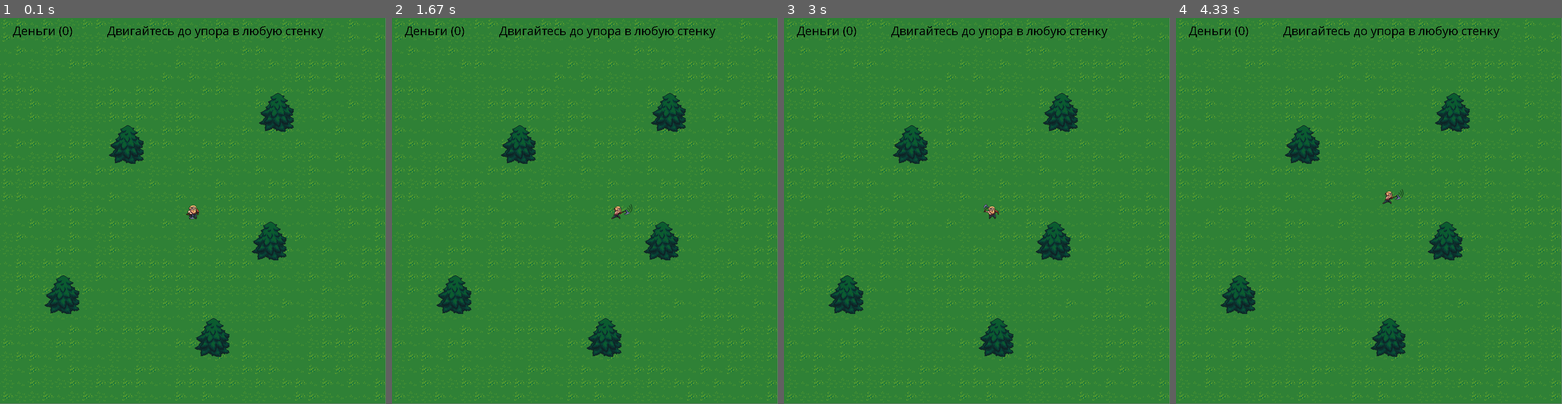
Above: before the commit, frames 1-4 (left to right).
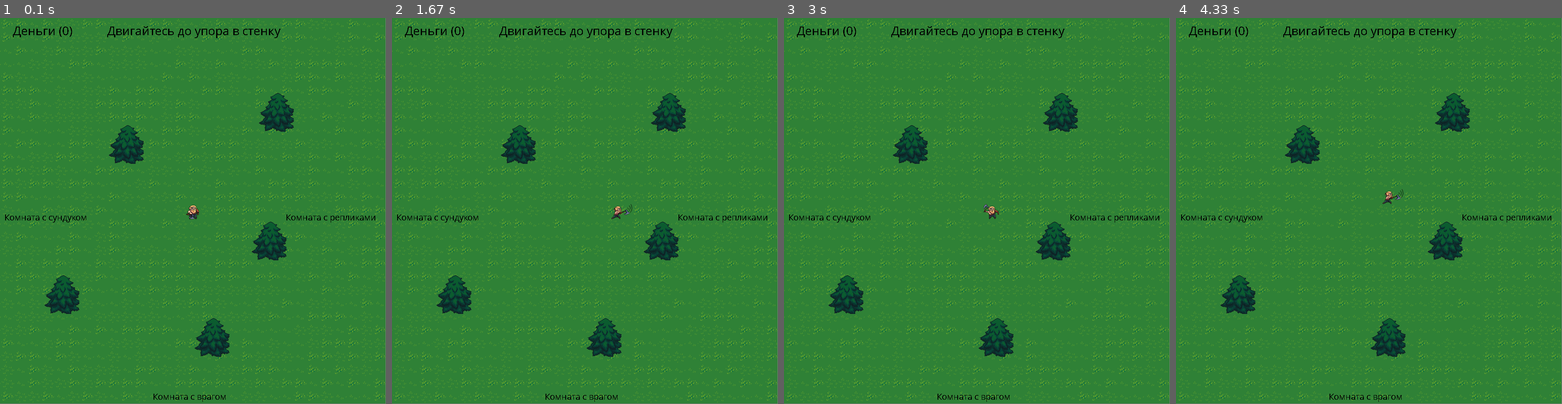
Above: after the commit, the same moments.

Repository: ZikkeyLS/RPG_pygame
Game: pygame game, started from main.py
Two runs of this game, one before a commit and one after it. Both use one fixed random seed, a clock stepped at 60 frames per second and the inputs below.
Inputs:
- Up to frame 1 (0.1 s): no input
- Up to frame 2 (1.67 s): hold Right 0.33-0.8 s; hold Up 0.83-1.13 s; tap Space at 0.9, 1.23, 1.53 s; hold Right 1.17-1.63 s
- Up to frame 3 (3 s): hold Left 1.67-2.2 s; tap Space at 1.73, 2.03, 2.3, 2.63, 2.93 s; hold Down 2.23-2.53 s; hold Left 2.57-2.97 s
- Up to frame 4 (4.33 s): hold Up 3-3.37 s; tap Space at 3.07, 3.47, 3.77, 4.13 s; hold Right 3.4-4.03 s; hold Down from 4.07 s (still down)

The runs differ from the first frame. In frame 1, 0.4% of the frame differs, in the area x 1-98%, y 2-100%; in frame 2, 0.4%; in frame 3, 0.4%; in frame 4, 0.4%.

Commit message:
Fix codestyle

Diff:
--- a/animation.py
+++ b/animation.py
@@ -6,8 +6,10 @@
         self.animation_frames = animation_images
         self.speed = speed
 
+
     def Restart(self):
         self.current_frame = 0
+
 
     def RunFrame(self, entity):
         entity.image = self.animation_frames[round(self.current_frame)]
--- a/coords.py
+++ b/coords.py
@@ -1,3 +1,4 @@
+
 
 def to_number(coords, x_size):
     return coords[0] + coords[1] * x_size
--- a/entities/chest.py
+++ b/entities/chest.py
@@ -14,6 +14,7 @@
         opened_animation_frames = self.compile_opened_animation()
         self.openedAnimation = animation.Animation(opened_animation_frames, 1 / len(opened_animation_frames))
 
+
     def compile_idle_animation(self):
         result_animation = []
         idle_animation_atlas = self.graphics.get_raw_image("assets/images/base_out_atlas.png")
@@ -21,12 +22,14 @@
             result_animation.append(self.graphics.compile_atlas_image(idle_animation_atlas, 31, 31, 31, 31, 704, 544))
         return result_animation
 
+
     def compile_opened_animation(self):
         result_animation = []
         idle_animation_atlas = self.graphics.get_raw_image("assets/images/base_out_atlas.png")
         for i in range(1):
             result_animation.append(self.graphics.compile_atlas_image(idle_animation_atlas, 31, 31, 31, 31, 704, 576))
         return result_animation
+
 
     def on_update(self):
         if self.opened == False:
@@ -37,6 +40,7 @@
         if self.opened == False and abs(self.x - self.room.player.x) < 40 and abs(self.y - self.room.player.y) < 40:
             self.graphics.render_text("E", (self.x + 31 / 2 - 5, self.y - 31 / 2 - 5), False)
 
+
     def on_activate(self):
         game_statistics.money += self.money
         self.money = 0
--- a/entities/interactable_entity.py
+++ b/entities/interactable_entity.py
@@ -4,5 +4,6 @@
     def activate(self):
         self.on_activate()
 
+
     def on_activate(self):
         return
--- a/entities/player.py
+++ b/entities/player.py
@@ -3,7 +3,6 @@
 import animation
 
 class Player(entity.Entity):
-
     def post_initialize(self):
         self.move_frames = 20
         self.result_scalar = [0, 0]
@@ -22,12 +21,14 @@
         self.current_animation = self.idle_animation
         self.attacking = False
 
+
     def compile_attack_animation(self):
         result_animation = []
         idle_animation_atlas = self.graphics.get_raw_image("assets/images/Warrior_1/Attack_1.png")
         for i in range(4):
             result_animation.append(self.graphics.compile_atlas_image(idle_animation_atlas, 70, 35, 96, 53, 13 + (i * 96), 44))
         return result_animation
+
 
     def compile_idle_animation(self):
         result_animation = []
@@ -36,6 +37,7 @@
             result_animation.append(self.graphics.compile_atlas_image(idle_animation_atlas, 30, 35, 37, 48, 29 + (i * 96), 48))
         return result_animation
 
+
     def compile_walk_animation(self):
         result_animation = []
         walk_animation_atlas = self.graphics.get_raw_image("assets/images/Warrior_1/Walk.png")
@@ -43,8 +45,10 @@
             result_animation.append(self.graphics.compile_atlas_image(walk_animation_atlas, 30, 35, 37, 48, 29 + (i * 96), 48))
         return result_animation
 
+
     def lerp(self, a: float, b: float, t: float) -> float:
         return (1 - t) * a + t * b
+
 
     def move_towards(self, a: float, b: float, t: float) -> float:
         if a == b:
@@ -57,6 +61,7 @@
             direction = -1
 
         return round(a + direction, 2)
+
 
     def on_update(self):
         horizontal = 0
--- a/graphics.py
+++ b/graphics.py
@@ -12,7 +12,7 @@
 
         self.ui_font = pygame.font.SysFont('Comic Sans MS', 30)
         self.ui_texts = {}
-        self.game_font = pygame.font.SysFont('Comic Sans MS', 16)
+        self.game_font = pygame.font.SysFont('Comic Sans MS', 22)
         self.game_texts = {}
 
         self.cell_size = 31
@@ -27,6 +27,7 @@
         self.load_images()
         self.setup_grid()
 
+
     def render_text(self, initial_message, initial_position, is_ui = True):
         if is_ui:
             text = self.ui_font.render(initial_message, False, (0, 0, 0))
@@ -35,9 +36,11 @@
             text = self.game_font.render(initial_message, False, (0, 0, 0))
             self.game_texts[text] = initial_position
 
+
     def update(self):
         for i in range(len(self.on_update_subscribers)):
             self.on_update_subscribers[i]()
+
 
     def run(self):
         while (self.active_run):
@@ -79,8 +82,10 @@
             input_bindings.keys_down = []
             input_bindings.keys_up = []
 
+
     def native_image_to_pygame(self, current_image):
         return pygame.image.fromstring(current_image.tobytes(), current_image.size, current_image.mode)
+
 
     def load_images(self):
         self.atlas_env1 = Image.open("assets/images/base_out_atlas.png")
@@ -95,11 +100,14 @@
         for i in range(3):
             self.grass_variants.append(self.native_image_to_pygame(self.atlas_env1.crop([672+self.cell_size*i, 160, 672+self.cell_size+self.cell_size*i, 160+self.cell_size])))
 
+
     def get_raw_image(self, imagePath):
         return Image.open(imagePath)
 
+
     def compile_atlas_image(self, atlas, resultSizeX, resultSizeY, cropX, cropY, cropPosX, cropPosY):
         return self.native_image_to_pygame(atlas.crop([cropPosX, cropPosY, cropPosX+cropX, cropPosY+cropY]).resize([resultSizeX, resultSizeY]))
+
 
     def setup_grid(self):
         self.grid = {}
@@ -110,6 +118,7 @@
             for y in range(self.grid_size[1]):
                 self.background.append([coords.to_number([x, y], self.grid_size[0]), self.grass_variants[random.randrange(0, len(self.grass_variants))]])
 
+
     def get_cell(self, position):
         for i in range(len(self.grid)):
             if self.grid[i][0] == position:
--- a/input_bindings.py
+++ b/input_bindings.py
@@ -8,8 +8,10 @@
     keys = pygame.key.get_pressed()
     return keys[key_id] != 0
 
+
 def is_down(key_id):
     return key_id in keys_down
 
+
 def is_up(key_id):
     return key_id in keys_up
--- a/room.py
+++ b/room.py
@@ -18,10 +18,12 @@
         self.player.initialize(self.graphics, self, (size[0] // 2) * self.graphics.cell_size, (size[0] // 2) * self.graphics.cell_size, None)
         self.entities.append(self.player)
 
+
     def activate_nearby(self):
         for entity in self.activatable_entities:
             if abs(entity.x - self.player.x) < 40 and abs(entity.y - self.player.y) < 40:
                 entity.activate()
+
 
     def on_enabled(self):
         if self.prevRoom != None:
@@ -42,6 +44,7 @@
                 self.player.target_y = self.prevRoom.player.target_y
             self.player.y = self.player.target_y
 
+
     def on_update(self):
         if self.player.target_x == 0:
             self.require_teleport = True
--- a/rooms/chest_room.py
+++ b/rooms/chest_room.py
@@ -29,3 +29,8 @@
         tree3 = entity.Entity()
         tree3.initialize(graphics, self, 250, 50, tree_image)
         self.entities.append(tree3)
+
+
+    def on_update(self):
+        super().on_update()
+        self.graphics.render_text("Назад", (self.graphics.cell_size * self.size[0] - self.graphics.cell_size * 2.25, 450), False)
--- a/rooms/default_room.py
+++ b/rooms/default_room.py
@@ -26,6 +26,11 @@
         tree5.initialize(graphics, self, 450, 700, tree_image)
         self.entities.append(tree5)
 
+
     def on_update(self):
         super().on_update()
-        self.graphics.render_text("Двигайтесь до упора в любую стенку", (250, 10))
+        self.graphics.render_text("Двигайтесь до упора в стенку", (250, 10))
+        self.graphics.render_text("Комната с сундуком", (10, 450), False)
+        self.graphics.render_text("Комната с репликами", (self.graphics.cell_size * self.size[0] - self.graphics.cell_size * 7.5, 450), False)
+        self.graphics.render_text("Комната с врагом", (self.graphics.cell_size * self.size[0] / 2 - self.graphics.cell_size * 3
+                                                       , self.graphics.cell_size * self.size[1] - self.graphics.cell_size), False)
--- a/rooms/replication_room.py
+++ b/rooms/replication_room.py
@@ -26,4 +26,4 @@
 
     def on_update(self):
         super().on_update()
-        self.graphics.render_text("Двигайтесь до упора влево", (250, 10))
+        self.graphics.render_text("Назад", (10, 450), False)
--- a/world.py
+++ b/world.py
@@ -25,11 +25,13 @@
         self.prev_room = None
         self.setCurrentRoom(initial_room)
 
+
     def setCurrentRoom(self, room):
         self.prev_room = self.current_room
         self.current_room = room
         self.current_room.prevRoom = self.prev_room
         self.current_room.on_enabled()
+
 
     def on_update(self):
         self.graphics.render_text("Деньги (" + str(game_statistics.money) + ")", (30, 10))
